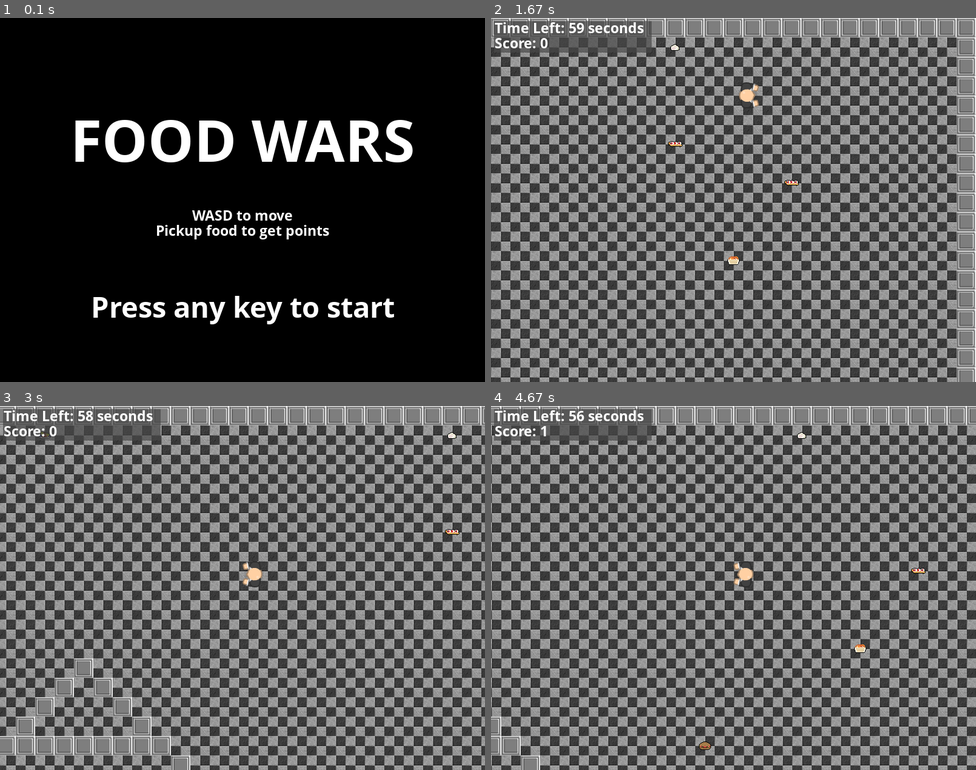
Above: before the commit, frames 1-4 (two rows, left to right).
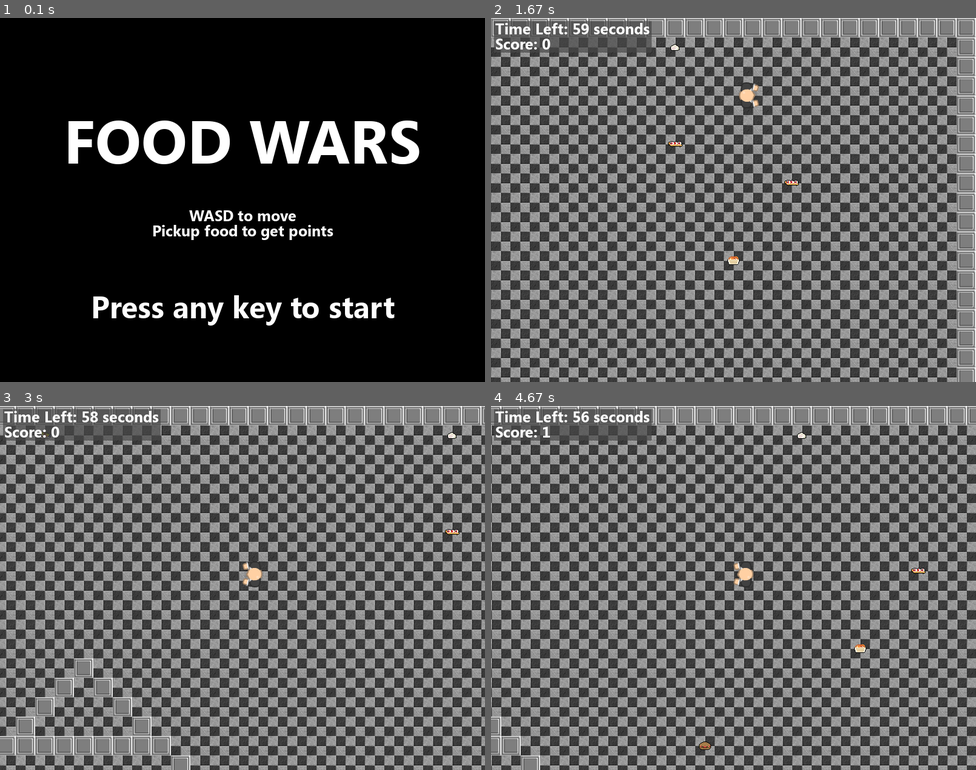
Above: after the commit, the same moments.

Repository: bly852/ICS3U1
Game: pygame game, started from (19.12.06) Culminating/game.py
Two runs of this game, one before a commit and one after it. Both use one fixed random seed, a clock stepped at 60 frames per second and the inputs below.
Inputs:
- Up to frame 1 (0.1 s): no input
- Up to frame 2 (1.67 s): hold D 0.33-0.8 s; hold W 0.88-1.18 s; hold D from 1.22 s (still down)
- Up to frame 3 (3 s): release D at 1.68 s; hold A 1.72-2.25 s; hold S 2.28-2.58 s; hold A from 2.62 s (still down)
- Up to frame 4 (4.67 s): release A at 3.02 s; hold W 3.05-3.42 s; hold D 3.45-4.08 s; hold S 4.12-4.48 s; hold A from 4.52 s (still down)

The runs differ from the first frame. In frame 1, 5.3% of the frame differs, in the area x 14-87%, y 28-85%; in frame 2, 0.8%; in frame 3, 0.8%; in frame 4, 0.8%.

Commit message:
Added font files for cross platform compatibility

Diff:
--- a/(19.12.06) Culminating/game.py
+++ b/(19.12.06) Culminating/game.py
@@ -46,8 +46,8 @@
         self.game_over = pygame.image.load(path.join(image_folder, 'Transparent Grey Layer.png'))
         self.scoreboard_backround = pygame.image.load(path.join(image_folder, 'Scoreboard Grey Layer.png'))
 
-    def draw_text(self, text, font_name, size, bold, color, x, y, align="nw"):
-        font = pygame.font.SysFont(font_name, size, bold)
+    def draw_text(self, text, font_name, size, color, x, y, align="nw"):
+        font = pygame.font.Font(font_name, size)
         text_surface = font.render(text, True, color)
         text_rect = text_surface.get_rect()
         if align == "nw":
@@ -148,10 +148,10 @@
         self.screen.blit(self.scoreboard_backround, (5, 5))
 
         # draws time left to the screen
-        self.draw_text(' Time Left: {} seconds'.format(time_limit-(int(self.elapsed_time))), default_font, 25, True, white, 0, 0)
+        self.draw_text(' Time Left: {} seconds'.format(time_limit-(int(self.elapsed_time))), default_font_bold, 25, white, 0, 0)
 
         # draws player score to the screen
-        self.draw_text(' Score: {}'.format(self.player.score), default_font, 25, True, white, 0, 25)
+        self.draw_text(' Score: {}'.format(self.player.score), default_font_bold, 25, white, 0, 25)
 
         # flip render to the screen
         pygame.display.flip()
@@ -193,10 +193,10 @@
         self.screen.fill(black)
 
         # draws splash screen text
-        self.draw_text('FOOD WARS', default_font, 100, True, white, width//2, height//2-100, align = 'center')
-        self.draw_text('WASD to move', default_font, 25, True, white, width//2, height//2+25, align = 'center')
-        self.draw_text('Pickup food to get points', default_font, 25, True, white, width//2, height//2+50, align = 'center')
-        self.draw_text('Press any key to start', default_font, 50, True, white, width//2, height//2+175, align = 'center')
+        self.draw_text('FOOD WARS', default_font_bold, 100, white, width//2, height//2-100, align = 'center')
+        self.draw_text('WASD to move', default_font_bold, 25, white, width//2, height//2+25, align = 'center')
+        self.draw_text('Pickup food to get points', default_font_bold, 25, white, width//2, height//2+50, align = 'center')
+        self.draw_text('Press any key to start', default_font_bold, 50, white, width//2, height//2+175, align = 'center')
 
         # flips final screen to display
         pygame.display.flip()
@@ -214,10 +214,10 @@
         self.screen.blit(self.game_over, (0,0))
 
         # draws the game over text
-        self.draw_text('GAME OVER', default_font, 100, True, white, width//2, height//2-100, align = 'center')
-        self.draw_text('SCORE: {}'.format(self.player.score), default_font, 50, True, white, width//2, height//2+75, align = 'center')
-        self.draw_text('Press Escape to quit the game', default_font, 25, True, white, width//2, height//2+150, align = 'center')
-        self.draw_text('Press any other key to play again', default_font, 25, True, white, width//2, height//2+175, align = 'center')
+        self.draw_text('GAME OVER', default_font_bold, 100, white, width//2, height//2-100, align = 'center')
+        self.draw_text('SCORE: {}'.format(self.player.score), default_font_bold, 50, white, width//2, height//2+75, align = 'center')
+        self.draw_text('Press Escape to quit the game', default_font_bold, 25, white, width//2, height//2+150, align = 'center')
+        self.draw_text('Press any other key to play again', default_font_bold, 25, white, width//2, height//2+175, align = 'center')
 
         # flips final screen to display
         pygame.display.flip()
--- a/(19.12.06) Culminating/settings.py
+++ b/(19.12.06) Culminating/settings.py
@@ -47,4 +47,5 @@
 
 
 # text settings
-default_font = 'Segoe UI'
+default_font = 'Segoe UI.ttf'
+default_font_bold = 'Segoe UI Bold.ttf'
Binary file added: (19.12.06) Culminating/Segoe UI Bold.ttf
Binary file added: (19.12.06) Culminating/Segoe UI.ttf
